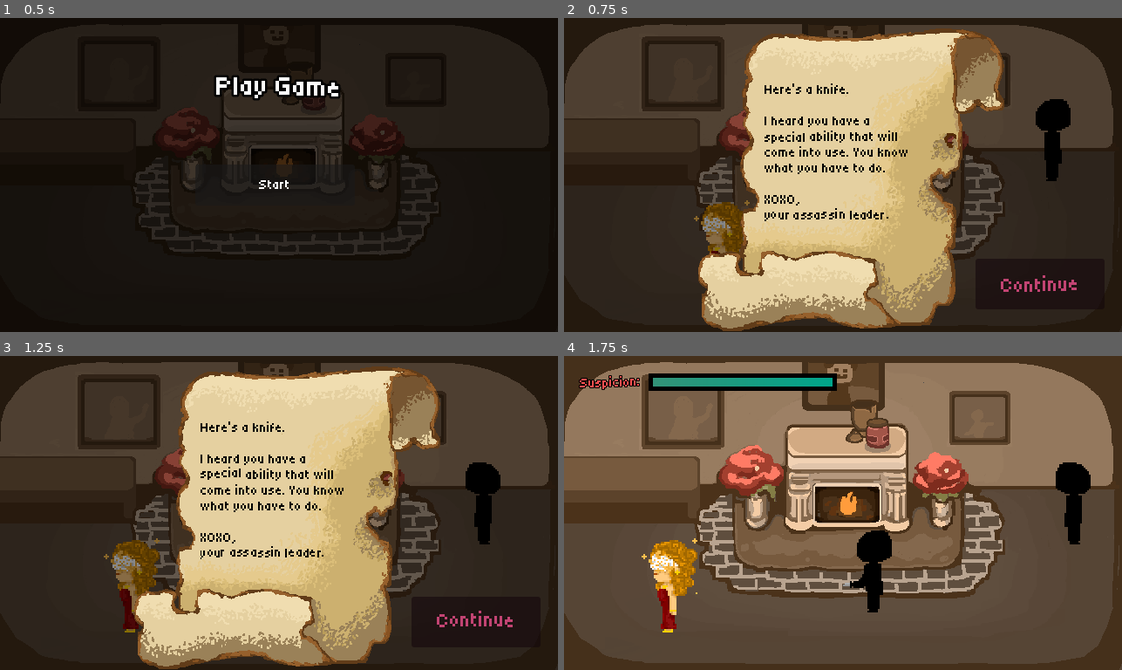
Above: before the commit, frames 1-4 (two rows, left to right).
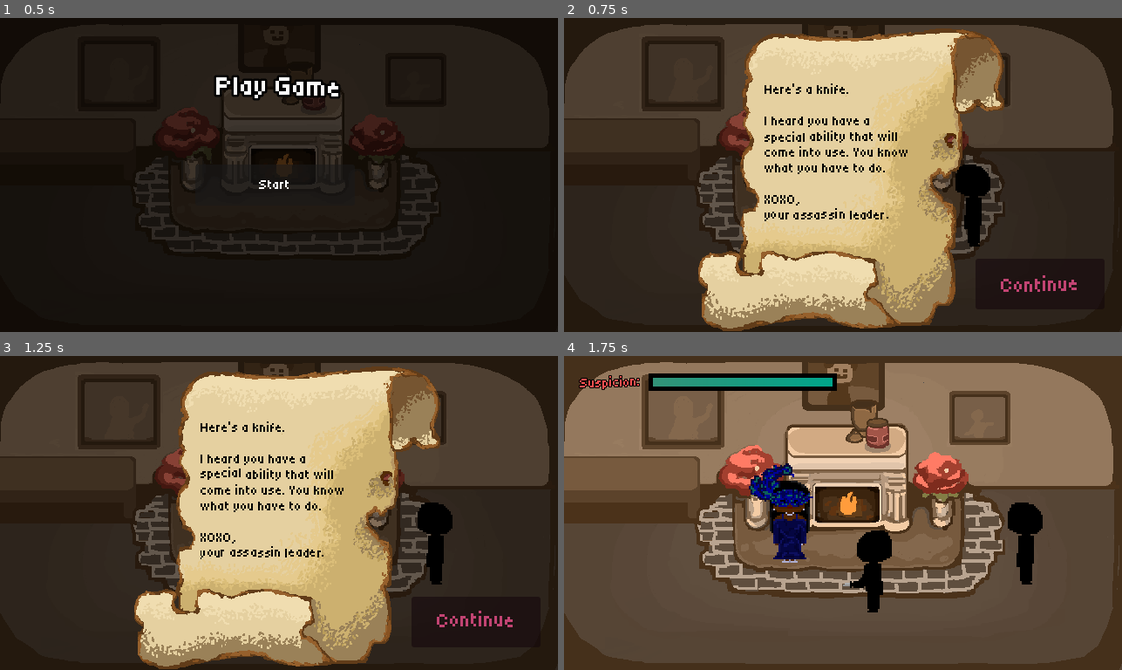
Above: after the commit, the same moments.

Repository: Tanner202/masquerade_game
Game: Godot game, scene res://Scenes/StartScene.tscn
Same seed, same stepped clock (60 frames per second), same inputs: the game is played once before the commit and once after it. Sound files missing from this copy of the repository are replaced by a short silence.
Inputs:
- Up to frame 1 (0.5 s): no input
- Up to frame 2 (0.75 s): click "[font_size=16]Start" at 0.5 s
- Up to frame 3 (1.25 s): no input
- Up to frame 4 (1.75 s): click "[color=white][font_size=24][w…" at 1.25 s

Frame 1 is identical in both runs. In frame 2, 2.9% of the frame differs, in the area x 23-91%, y 25-75%; in frame 3, 3.3%; in frame 4, 5.5%, in the area x 13-95%, y 33-89%.

Commit message:
add peacock woman NPC with dialogue and animations; update ballroom and level scenes

Diff:
--- /dev/null
+++ b/Scenes/balcony.tscn
@@ -0,0 +1,92 @@
+[gd_scene format=3 uid="uid://bqppegts7sii7"]
+
+[ext_resource type="PackedScene" uid="uid://drqhwa4g01bar" path="res://Scenes/npc.tscn" id="2_lsqcx"]
+[ext_resource type="SpriteFrames" uid="uid://dryatghlf3t4p" path="res://Art/butterfly_lady.tres" id="3_w1axe"]
+[ext_resource type="Texture2D" uid="uid://c2sxs75q7c30t" path="res://butterfly lady front.png" id="4_3qoj6"]
+[ext_resource type="PackedScene" uid="uid://doh7rsbfeuigd" path="res://player.tscn" id="8_3hmnf"]
+[ext_resource type="PackedScene" uid="uid://by8d7kcofyw65" path="res://UI/UI.tscn" id="9_vdorb"]
+[ext_resource type="PackedScene" uid="uid://cjb7oprk64uo3" path="res://Scenes/door.tscn" id="10_70stg"]
+[ext_resource type="Script" uid="uid://cev2h4qyjq0tx" path="res://audio_manager.gd" id="11_n1a7r"]
+[ext_resource type="Script" uid="uid://bvbf7r63p0qxg" path="res://transition_manager.gd" id="12_mgcxg"]
+
+[sub_resource type="NavigationPolygon" id="NavigationPolygon_1ainy"]
+vertices = PackedVector2Array(488.40625, 182.99219, 527.1406, 181, 597.4219, 183.60938, 591.1797, 290.52344, 570.21875, 319.8828, 531.1328, 326.9922, 451.75, 221.17969, 153.61719, 226.38281, 162.36719, 171.88281, 175.39063, 173.17969, 183.32813, 220.78125, 59.070313, 324.85938, 31.453125, 311.04688, 19.140625, 295.67188, 21.609375, 236.29688, 90.75, 323, 230.25781, 228, 400.60156, 227, 462.57813, 183.77344)
+polygons = Array[PackedInt32Array]([PackedInt32Array(0, 1, 2, 3, 4, 5, 6), PackedInt32Array(7, 8, 9, 10), PackedInt32Array(11, 12, 13, 14, 7, 15), PackedInt32Array(5, 15, 7, 10, 16), PackedInt32Array(5, 16, 17), PackedInt32Array(5, 17, 6), PackedInt32Array(6, 18, 0)])
+outlines = Array[PackedVector2Array]([PackedVector2Array(5, 214, 9, 299, 25, 319, 57, 335, 91, 333, 532, 337, 576, 329, 601, 294, 608, 174, 527, 171, 488, 173, 455, 174, 444, 212, 400, 217, 231, 218, 192, 212, 184, 164, 154, 161, 145, 217)])
+
+[sub_resource type="RectangleShape2D" id="RectangleShape2D_bvt00"]
+size = Vector2(248, 188)
+
+[sub_resource type="WorldBoundaryShape2D" id="WorldBoundaryShape2D_bvt00"]
+
+[node name="Level" type="Node2D" unique_id=2083961112]
+
+[node name="TextureRect" type="TextureRect" parent="." unique_id=1965102321]
+offset_right = 640.0
+offset_bottom = 360.0
+expand_mode = 2
+
+[node name="ButterflyWoman" parent="." unique_id=795824750 instance=ExtResource("2_lsqcx")]
+position = Vector2(188, 263)
+scale = Vector2(2, 2)
+sprite_frames = ExtResource("3_w1axe")
+portrait_texture = ExtResource("4_3qoj6")
+dialogue_filepath = "res://butterfly_woman.json"
+
+[node name="Player" parent="." unique_id=1297024523 instance=ExtResource("8_3hmnf")]
+position = Vector2(352, 244)
+scale = Vector2(2, 2)
+
+[node name="UI" parent="." unique_id=318653403 instance=ExtResource("9_vdorb")]
+
+[node name="NavigationRegion2D" type="NavigationRegion2D" parent="." unique_id=2010469749]
+visible = false
+position = Vector2(8, -10)
+navigation_polygon = SubResource("NavigationPolygon_1ainy")
+
+[node name="LeftDoor" parent="." unique_id=1393553521 instance=ExtResource("10_70stg")]
+position = Vector2(34, 188)
+room_path = "res://Scenes/level.tscn"
+
+[node name="LevelCollisions" type="Node2D" parent="." unique_id=671549185]
+visible = false
+position = Vector2(323, 146)
+
+[node name="LevelCollision" type="StaticBody2D" parent="LevelCollisions" unique_id=381278146]
+
+[node name="CollisionShape2D" type="CollisionShape2D" parent="LevelCollisions/LevelCollision" unique_id=885735785]
+position = Vector2(10, -52)
+shape = SubResource("RectangleShape2D_bvt00")
+
+[node name="CollisionShape2D2" type="CollisionShape2D" parent="LevelCollisions/LevelCollision" unique_id=1433925568]
+position = Vector2(-243, -99)
+shape = SubResource("RectangleShape2D_bvt00")
+
+[node name="CollisionShape2D3" type="CollisionShape2D" parent="LevelCollisions/LevelCollision" unique_id=1887871144]
+position = Vector2(228, -105)
+shape = SubResource("RectangleShape2D_bvt00")
+
+[node name="CollisionShape2D4" type="CollisionShape2D" parent="LevelCollisions/LevelCollision" unique_id=954212633]
+position = Vector2(-11, -146)
+rotation = 3.1415927
+shape = SubResource("WorldBoundaryShape2D_bvt00")
+
+[node name="CollisionShape2D6" type="CollisionShape2D" parent="LevelCollisions/LevelCollision" unique_id=1942068199]
+position = Vector2(-324, 57)
+rotation = 1.5707964
+shape = SubResource("WorldBoundaryShape2D_bvt00")
+
+[node name="CollisionShape2D7" type="CollisionShape2D" parent="LevelCollisions/LevelCollision" unique_id=709982570]
+position = Vector2(316, 57)
+rotation = -1.5707964
+shape = SubResource("WorldBoundaryShape2D_bvt00")
+
+[node name="CollisionShape2D5" type="CollisionShape2D" parent="LevelCollisions/LevelCollision" unique_id=1224276941]
+position = Vector2(-11, 214)
+shape = SubResource("WorldBoundaryShape2D_bvt00")
+
+[node name="AudioManager" type="Node" parent="." unique_id=1563148427]
+script = ExtResource("11_n1a7r")
+
+[node name="TransitionManager" type="Node" parent="." unique_id=625707479]
+script = ExtResource("12_mgcxg")
--- a/Scenes/ballroom.tscn
+++ b/Scenes/ballroom.tscn
@@ -3,13 +3,11 @@
 [ext_resource type="Texture2D" uid="uid://bgmjno0hksfvn" path="res://ballroom.png" id="1_e67my"]
 [ext_resource type="PackedScene" uid="uid://drqhwa4g01bar" path="res://Scenes/npc.tscn" id="2_m7wml"]
 [ext_resource type="SpriteFrames" uid="uid://bo0ranvre73vt" path="res://Art/jester.tres" id="3_e67my"]
-[ext_resource type="SpriteFrames" uid="uid://df1vrjnyegbs3" path="res://Art/player.tres" id="4_e67my"]
 [ext_resource type="Texture2D" uid="uid://cq8m1rtlj58g3" path="res://Jester.png" id="4_m7wml"]
 [ext_resource type="PackedScene" uid="uid://doh7rsbfeuigd" path="res://player.tscn" id="5_v5q2q"]
 [ext_resource type="PackedScene" uid="uid://by8d7kcofyw65" path="res://UI/UI.tscn" id="6_3wjai"]
 [ext_resource type="Texture2D" uid="uid://t1pns0jgjllt" path="res://Tux-1.png.png" id="6_aqwhr"]
 [ext_resource type="SpriteFrames" uid="uid://c3ychx1mc6p0n" path="res://Art/pastry_chef.tres" id="6_e0dq6"]
-[ext_resource type="Texture2D" uid="uid://giwyyne7wj4l" path="res://Placeholder.png" id="6_v5q2q"]
 [ext_resource type="Script" uid="uid://co5qrwa7jymom" path="res://door.gd" id="7_pa8e7"]
 [ext_resource type="FontFile" uid="uid://ddqis61kyd6jj" path="res://Tiny5-Regular.ttf" id="9_13ll2"]
 [ext_resource type="Script" uid="uid://cev2h4qyjq0tx" path="res://audio_manager.gd" id="10_trbkl"]
@@ -32,18 +30,11 @@
 expand_mode = 2
 
 [node name="Jester" parent="." unique_id=795824750 instance=ExtResource("2_m7wml")]
-position = Vector2(188, 263)
+position = Vector2(107, 212)
 scale = Vector2(2, 2)
 sprite_frames = ExtResource("3_e67my")
 portrait_texture = ExtResource("4_m7wml")
 dialogue_filepath = "res://jester.json"
-
-[node name="PeacockWoman" parent="." unique_id=74179338 instance=ExtResource("2_m7wml")]
-position = Vector2(557, 124)
-scale = Vector2(2, 2)
-sprite_frames = ExtResource("4_e67my")
-portrait_texture = ExtResource("6_v5q2q")
-dialogue_filepath = "res://peacock_woman.json"
 
 [node name="Butler" parent="." unique_id=598578227 instance=ExtResource("2_m7wml")]
 position = Vector2(357, 116)
@@ -53,7 +44,7 @@
 dialogue_filepath = "res://butler.json"
 
 [node name="Player" parent="." unique_id=1297024523 instance=ExtResource("5_v5q2q")]
-position = Vector2(352, 244)
+position = Vector2(452, 250)
 scale = Vector2(2, 2)
 
 [node name="UI" parent="." unique_id=318653403 instance=ExtResource("6_3wjai")]
--- a/Scenes/level.tscn
+++ b/Scenes/level.tscn
@@ -4,18 +4,28 @@
 [ext_resource type="PackedScene" uid="uid://drqhwa4g01bar" path="res://Scenes/npc.tscn" id="1_u52ul"]
 [ext_resource type="PackedScene" uid="uid://doh7rsbfeuigd" path="res://player.tscn" id="2_vonw3"]
 [ext_resource type="PackedScene" uid="uid://by8d7kcofyw65" path="res://UI/UI.tscn" id="3_oi3di"]
-[ext_resource type="SpriteFrames" uid="uid://dryatghlf3t4p" path="res://Art/butterfly_lady.tres" id="3_oqgf2"]
-[ext_resource type="Texture2D" uid="uid://c2sxs75q7c30t" path="res://butterfly lady front.png" id="4_ha31o"]
 [ext_resource type="SpriteFrames" uid="uid://df1vrjnyegbs3" path="res://Art/player.tres" id="5_ha31o"]
+[ext_resource type="Texture2D" uid="uid://cga1xe4w4iaic" path="res://Peacock_Lady_1.png" id="5_pa6b8"]
 [ext_resource type="Texture2D" uid="uid://giwyyne7wj4l" path="res://Placeholder.png" id="6_pa6b8"]
 [ext_resource type="PackedScene" uid="uid://cjb7oprk64uo3" path="res://Scenes/door.tscn" id="7_bvt00"]
 [ext_resource type="Script" uid="uid://cev2h4qyjq0tx" path="res://audio_manager.gd" id="10_oqgf2"]
 [ext_resource type="Script" uid="uid://bvbf7r63p0qxg" path="res://transition_manager.gd" id="11_qxfql"]
 
+[sub_resource type="SpriteFrames" id="SpriteFrames_crh0w"]
+animations = [{
+"frames": [{
+"duration": 1.0,
+"texture": ExtResource("5_pa6b8")
+}],
+"loop": true,
+"name": &"default",
+"speed": 5.0
+}]
+
 [sub_resource type="NavigationPolygon" id="NavigationPolygon_1ainy"]
-vertices = PackedVector2Array(488.40625, 182.99219, 527.1406, 181, 597.4219, 183.60938, 591.1797, 290.52344, 570.21875, 319.8828, 531.1328, 326.9922, 451.75, 221.17969, 153.61719, 226.38281, 162.36719, 171.88281, 175.39063, 173.17969, 183.32813, 220.78125, 59.070313, 324.85938, 31.453125, 311.04688, 19.140625, 295.67188, 21.609375, 236.29688, 90.75, 323, 230.25781, 228, 400.60156, 227, 462.57813, 183.77344)
-polygons = Array[PackedInt32Array]([PackedInt32Array(0, 1, 2, 3, 4, 5, 6), PackedInt32Array(7, 8, 9, 10), PackedInt32Array(11, 12, 13, 14, 7, 15), PackedInt32Array(5, 15, 7, 10, 16), PackedInt32Array(5, 16, 17), PackedInt32Array(5, 17, 6), PackedInt32Array(6, 18, 0)])
-outlines = Array[PackedVector2Array]([PackedVector2Array(5, 214, 9, 299, 25, 319, 57, 335, 91, 333, 532, 337, 576, 329, 601, 294, 608, 174, 527, 171, 488, 173, 455, 174, 444, 212, 400, 217, 231, 218, 192, 212, 184, 164, 154, 161, 145, 217)])
+vertices = PackedVector2Array(90.75, 323, 69.703125, 324.22656, 70.828125, 319.22656, 91.84375, 305.8672, 526.1172, 326.9375, 118, 249.50781, 154.22656, 222.60156, 183.32813, 220.78125, 230.25781, 228, 162.36719, 171.88281, 175.39063, 173.17969, 400.60156, 227, 538.0469, 305.3203, 451.75, 221.17969, 538.9922, 262.1328, 535.1875, 198.59375, 462.57813, 183.77344, 488.40625, 182.99219, 522.1875, 181.25781)
+polygons = Array[PackedInt32Array]([PackedInt32Array(0, 1, 2, 3), PackedInt32Array(4, 0, 3, 5, 6, 7, 8), PackedInt32Array(6, 9, 10, 7), PackedInt32Array(4, 8, 11), PackedInt32Array(12, 4, 11, 13, 14), PackedInt32Array(15, 14, 13, 16, 17), PackedInt32Array(15, 17, 18)])
+outlines = Array[PackedVector2Array]([PackedVector2Array(110, 243, 84, 299, 62, 313, 57, 335, 91, 333, 532, 337, 548, 308, 549, 262, 545, 195, 527, 171, 488, 173, 455, 174, 444, 212, 400, 217, 231, 218, 192, 212, 184, 164, 154, 161, 145, 217)])
 
 [sub_resource type="RectangleShape2D" id="RectangleShape2D_bvt00"]
 size = Vector2(248, 188)
@@ -30,15 +40,16 @@
 texture = ExtResource("1_oqgf2")
 expand_mode = 2
 
-[node name="ButterflyWoman" parent="." unique_id=795824750 instance=ExtResource("1_u52ul")]
-position = Vector2(188, 263)
+[node name="PeacockWoman" parent="." unique_id=598578227 instance=ExtResource("1_u52ul")]
+position = Vector2(260, 181)
 scale = Vector2(2, 2)
-sprite_frames = ExtResource("3_oqgf2")
-portrait_texture = ExtResource("4_ha31o")
-dialogue_filepath = "res://butterfly_woman.json"
+movement_speed = 0.0
+sprite_frames = SubResource("SpriteFrames_crh0w")
+portrait_texture = ExtResource("5_pa6b8")
+dialogue_filepath = "res://peacock_woman.json"
 
 [node name="PastryChef" parent="." unique_id=74179338 instance=ExtResource("1_u52ul")]
-position = Vector2(557, 124)
+position = Vector2(464, 208)
 scale = Vector2(2, 2)
 sprite_frames = ExtResource("5_ha31o")
 required_flag = "bw_killed"
@@ -52,13 +63,17 @@
 [node name="UI" parent="." unique_id=318653403 instance=ExtResource("3_oi3di")]
 
 [node name="NavigationRegion2D" type="NavigationRegion2D" parent="." unique_id=2010469749]
-visible = false
 position = Vector2(8, -10)
 navigation_polygon = SubResource("NavigationPolygon_1ainy")
 
 [node name="LeftDoor" parent="." unique_id=1393553521 instance=ExtResource("7_bvt00")]
 position = Vector2(34, 188)
 room_path = "res://Scenes/ballroom.tscn"
+
+[node name="RightDoor" parent="." unique_id=1602997328 instance=ExtResource("7_bvt00")]
+position = Vector2(612, 226)
+room_path = "res://Scenes/balcony.tscn"
+target_door = "LeftDoor"
 
 [node name="LevelCollisions" type="Node2D" parent="." unique_id=671549185]
 visible = false
--- a/peacock_woman.json
+++ b/peacock_woman.json
@@ -64,13 +64,9 @@
 	"options": [
 	  {
 		"text": "Catch them if you can! Or else they'll get a tan!",
-		"target_id": "toss_urn",
+		"target_id": "end",
 		"action_trigger": "throw_urn_fire"
 	  }
 	]
-  },
-  "toss_urn": {
-	"text": "NOO000000!!!!!",
-	"options": []
   }
 }
Binary file added: Peacock_Lady_1.png
Not shown, added: Peacock_Lady_1.png.import
